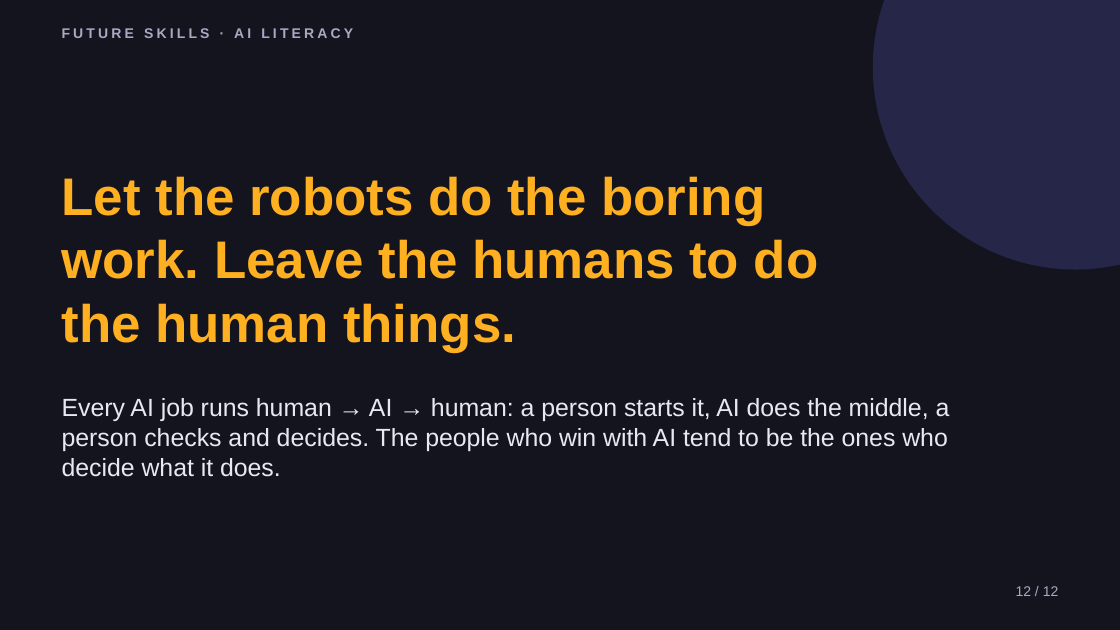
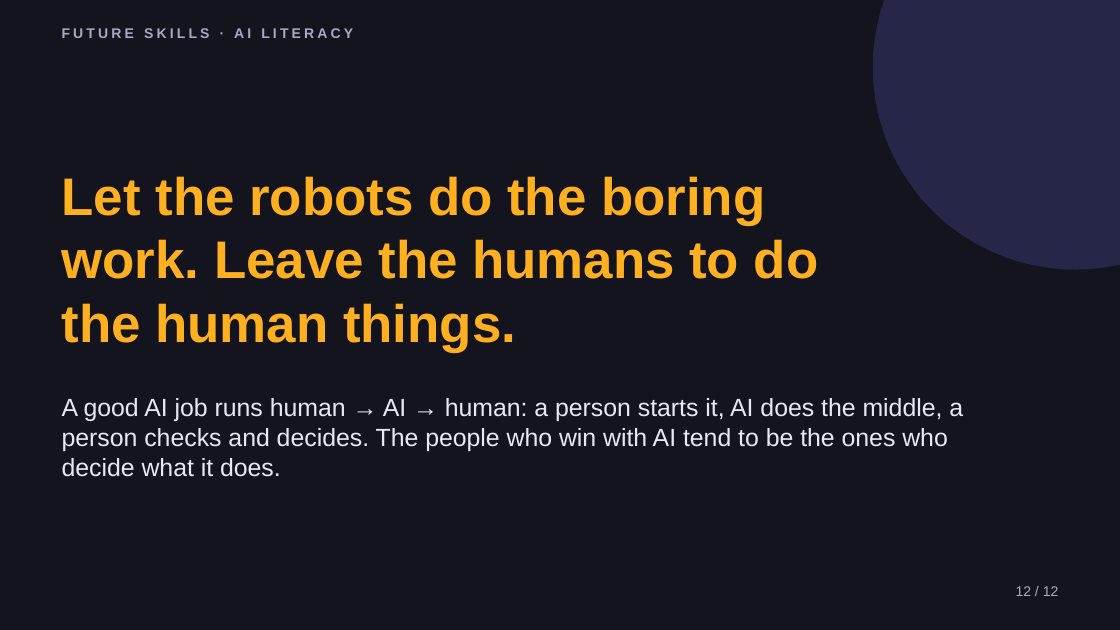
Before and after one commit to phiunit/tptphi, a slide deck: slide 12 of products/ai-boring-work/dist/Robots Do the Boring Work - Slides.pptx. Drawn at 1120x630 pixels with LibreOffice and Linux fonts; fonts in the diff are those of the drawing. Boxes give left, top, right and bottom in pixels: in the first picture for what was removed or moved away, otherwise in the second. Text is boxed around its words. In the diff, an @@ line names an element or a change of style, - is before the commit and + after.

```diff
--- a/products/ai-boring-work/dist/Robots Do the Boring Work - Slides.pptx
+++ b/products/ai-boring-work/dist/Robots Do the Boring Work - Slides.pptx
@@ text at box(62, 398, 963, 477): text changed @@
-Every AI job runs human → AI → human: a person starts it, AI does the middle, a person checks and decides. The people who win with AI tend to be the ones who decide what it does.
+A good AI job runs human → AI → human: a person starts it, AI does the middle, a person checks and decides. The people who win with AI tend to be the ones who decide what it does.
```
Also in this commit, not shown: 1 other slide changed, 37 other files.
